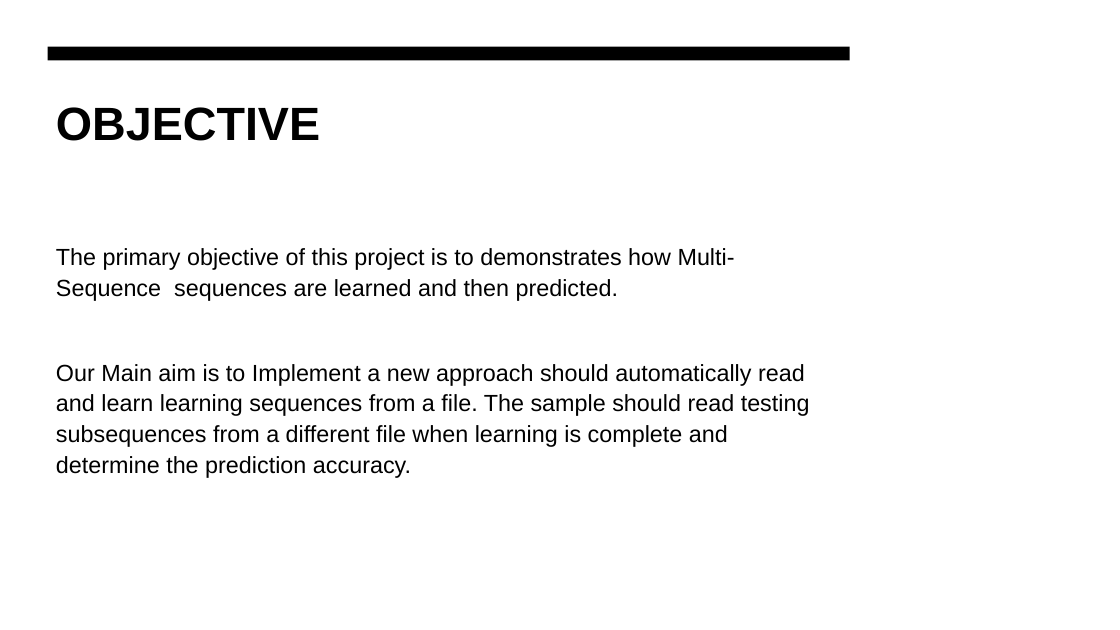
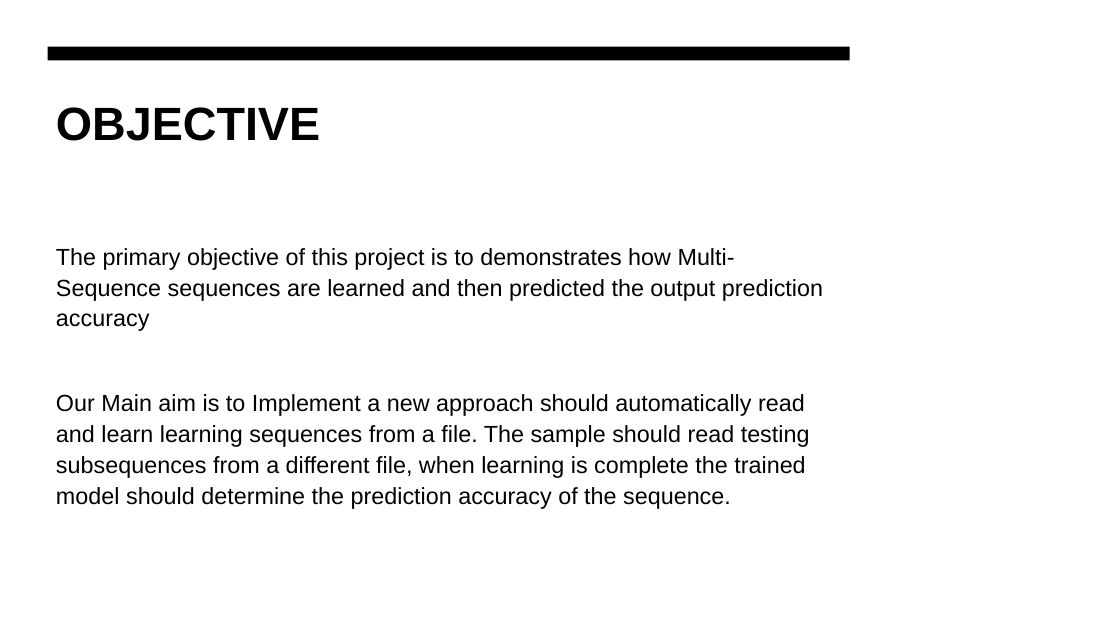
Before and after one commit to faizmohammedkhan7/neocortexapi, a slide deck: slide 2 of source/MySEProject/Documentation/ML-22-23-15 Approve Prediction of Multisequence Learning .pptx. Drawn at 1120x630 pixels with LibreOffice and Linux fonts; fonts in the diff are those of the drawing. Boxes give left, top, right and bottom in pixels: in the first picture for what was removed or moved away, otherwise in the second. Text is boxed around its words. In the diff, an @@ line names an element or a change of style, - is before the commit and + after.

```diff
--- a/source/MySEProject/Documentation/ML-22-23-15 Approve Prediction of Multisequence Learning .pptx
+++ b/source/MySEProject/Documentation/ML-22-23-15 Approve Prediction of Multisequence Learning .pptx
@@ text at box(56, 248, 823, 509): text changed @@
-The primary objective of this project is to demonstrates how Multi-Sequence sequences are learned and then predicted.
-Our Main aim is to Implement a new approach should automatically read and learn learning sequences from a file. The sample should read testing subsequences from a different file when learning is complete and determine the prediction accuracy.
+The primary objective of this project is to demonstrates how Multi-Sequence sequences are learned and then predicted the output prediction accuracy
+Our Main aim is to Implement a new approach should automatically read and learn learning sequences from a file. The sample should read testing subsequences from a different file, when learning is complete the trained model should determine the prediction accuracy of the sequence.
```
Also in this commit, not shown: 2 other slides changed, 1 slide added, 2 slides removed.
